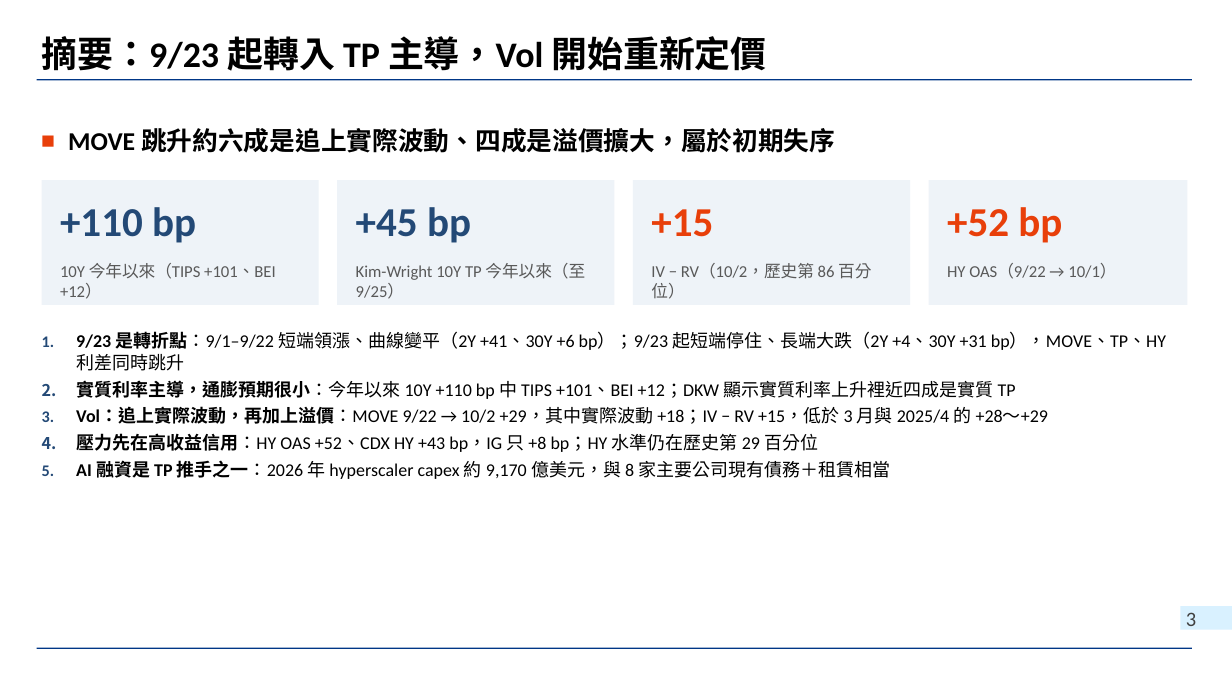
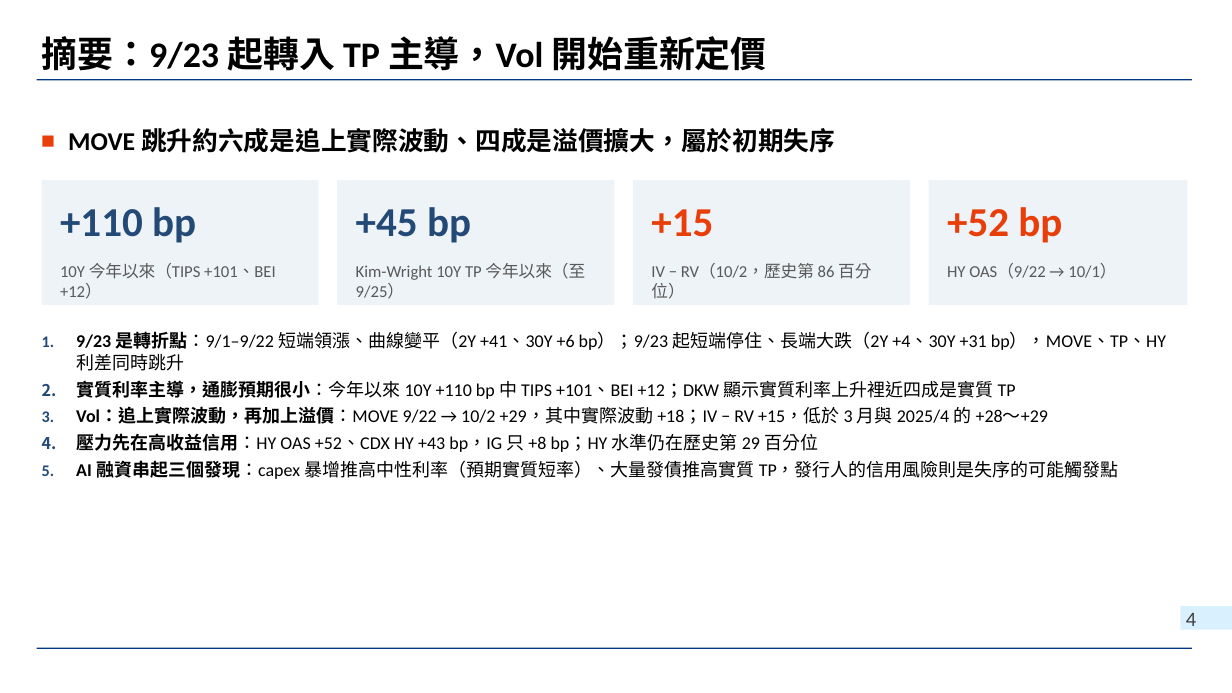
Before and after one commit to wlinoxox/US-Bond-Vol, a slide deck: slide 4 of slides/2026-10-03_us-treasury-vol-regime-change.pptx (slide 3 before the commit). Drawn at 1232x693 pixels with LibreOffice and Linux fonts; fonts in the diff are those of the drawing; background and template pictures are left out. Boxes give left, top, right and bottom in pixels: in the first picture for what was removed or moved away, otherwise in the second. Text is boxed around its words. In the diff, an @@ line names an element or a change of style, - is before the commit and + after.

```diff
--- a/slides/2026-10-03_us-treasury-vol-regime-change.pptx
+++ b/slides/2026-10-03_us-treasury-vol-regime-change.pptx
@@ text at box(76, 460, 1119, 479): text changed @@
-5. AI 融資是 TP 推手之一：2026 年 hyperscaler capex 約 9,170 億美元，與 8 家主要公司現有債務＋租賃相當
+5. AI 融資串起三個發現：capex 暴增推高中性利率（預期實質短率）、大量發債推高實質 TP，發行人的信用風險則是失序的可能觸發點
@@ page number at box(1186, 613, 1196, 626): text changed @@
-3
+4
```
Also in this commit, not shown: 5 other slides changed, 2 slides added, 3 other files.
